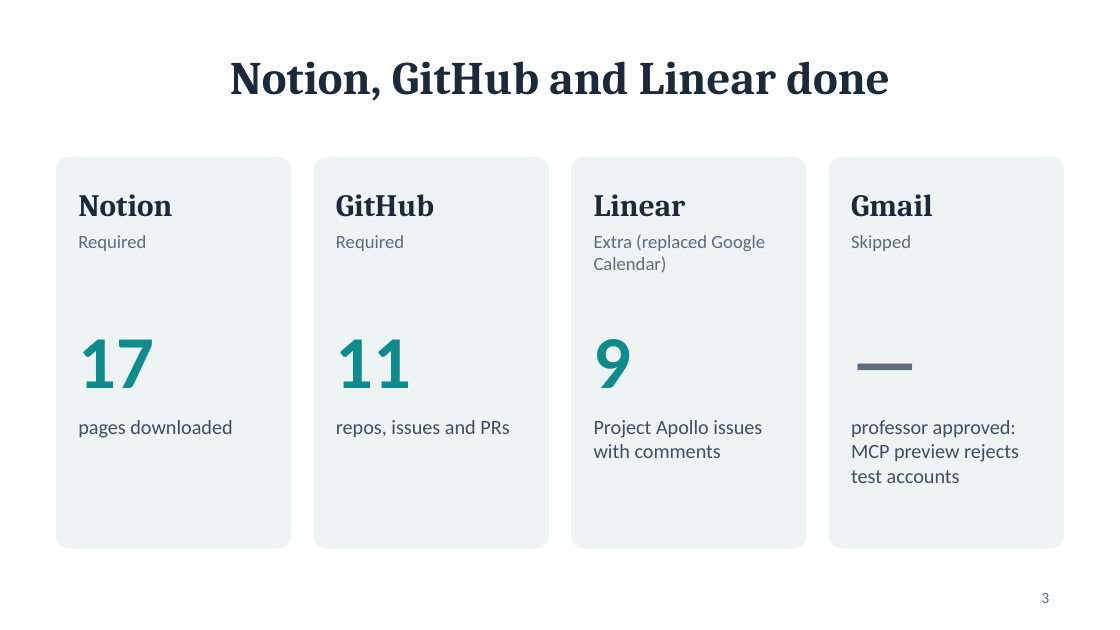
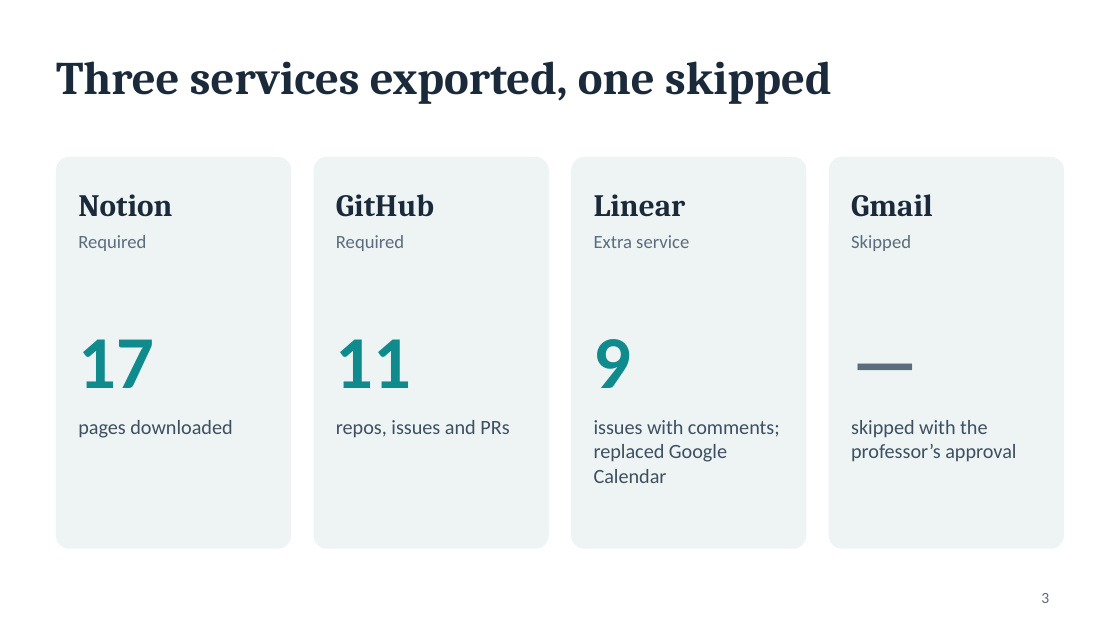
Before and after one commit to nyohayon-jpg/hw-services-dashboard, a slide deck: slide 3 of presentation/services-dashboard.pptx. Drawn at 1120x630 pixels with LibreOffice and Linux fonts; fonts in the diff are those of the drawing. Boxes give left, top, right and bottom in pixels: in the first picture for what was removed or moved away, otherwise in the second. Text is boxed around its words. In the diff, an @@ line names an element or a change of style, - is before the commit and + after.

```diff
--- a/presentation/services-dashboard.pptx
+++ b/presentation/services-dashboard.pptx
@@ title at (x1=56, y1=61, x2=832, y2=104): text changed @@
-Notion, GitHub and Linear done
+Three services exported, one skipped
@@ text at (x1=594, y1=235, x2=689, y2=248): text changed @@
-Extra (replaced Google Calendar)
+Extra service
@@ text at (x1=594, y1=420, x2=780, y2=483): text changed @@
-Project Apollo issues with comments
+issues with comments; replaced Google Calendar
@@ text at (x1=851, y1=420, x2=1016, y2=462): text changed @@
-professor approved: MCP preview rejects test accounts
+skipped with the professor’s approval
```
Also in this commit, not shown: 6 other slides changed, 1 slide added, 1 slide removed.
